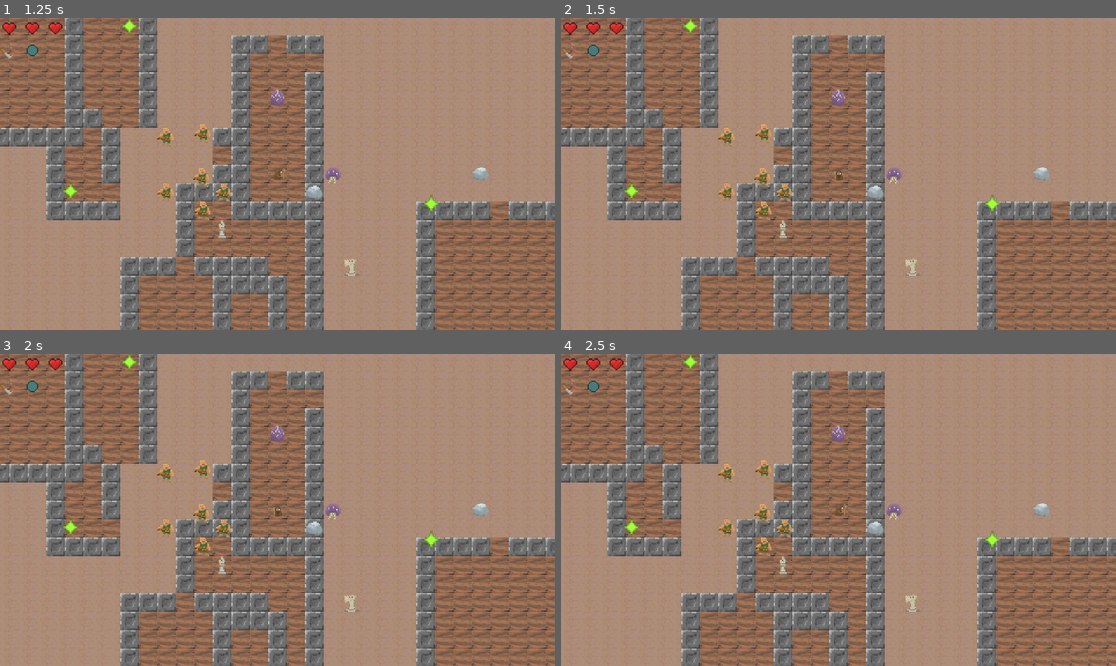
Above: before the commit, frames 1-4 (two rows, left to right).
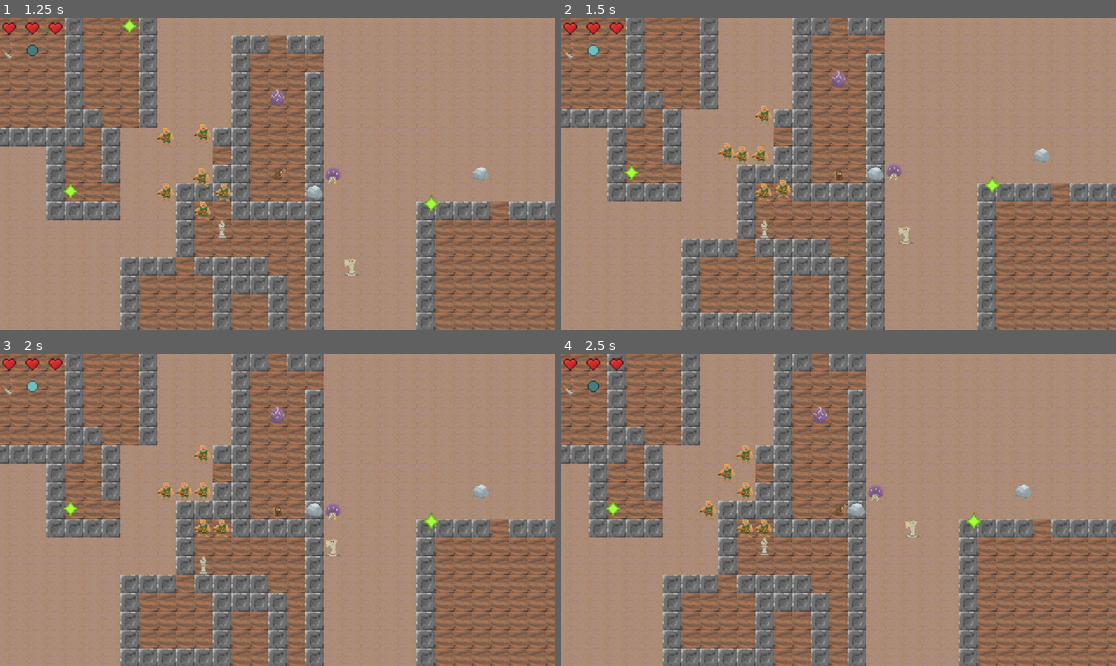
Above: after the commit, the same moments.

Repository: beppep/newDanceMage
Game: Godot game, scene res://main scene.tscn
The game is run twice, just before and just after one commit, with the same random seed, the same clock (stepped at 60 frames per second) and the same inputs.
Inputs:
- Up to frame 1 (1.25 s): tap Enter at 0.5 s; hold Right (move_right) from 0.53 s (still down); hold Space (move_nowhere) from 0.53 s (still down)
- Up to frame 2 (1.5 s): release Right (move_right) at 1.28 s; release Space (move_nowhere) at 1.28 s; hold S (move_down) from 1.28 s (still down); tap Space (move_nowhere) at 1.35 s
- Up to frame 3 (2 s): keep holding S (move_down)
- Up to frame 4 (2.5 s): tap Enter at 2 s; release S (move_down) at 2.03 s; hold Right (move_right) from 2.03 s (still down); hold Space (move_nowhere) from 2.03 s (still down)

Frame 1 is identical in both runs. In frame 2, 16% of the frame differs, in the area x 0-100%, y 0-100%; in frame 3, 16%; in frame 4, 35%.

Commit message:
Improve input handling

Diff:
--- a/scripts/player.gd
+++ b/scripts/player.gd
@@ -10,8 +10,7 @@
 	preload("res://assets/resources/spells/rock_spell.tres"),
 ]
 
-var has_input_released = true
-
+var buffered_input = null
 var move_history: Array[Vector2i] = []
 var recipe_book = [[Vector2i.ZERO]]
 var spell_book = [stab_spell]
@@ -20,16 +19,46 @@
 	max_health = 3
 	health = 3
 
+func _process(_delta: float) -> void:
+	var input = get_input()
+	if input != null:
+		buffered_input = input
+
+func get_input():
+	if Input.is_action_just_pressed("move_up"):
+		return Vector2i.UP
+	elif Input.is_action_just_pressed("move_down"):
+		return Vector2i.DOWN
+	elif Input.is_action_just_pressed("move_left"):
+		return Vector2i.LEFT
+	elif Input.is_action_just_pressed("move_right"):
+		return Vector2i.RIGHT
+	elif Input.is_action_just_pressed("move_nowhere"):
+		return Vector2i.ZERO
+	return null
+
+func update_animation(move: Vector2i):
+	match move:
+		Vector2i.UP:
+			anim.play("up")
+		Vector2i.DOWN:
+			anim.play("down")
+		Vector2i.LEFT:
+			anim.play("right") # flip when walking left
+			anim.flip_h = true
+		Vector2i.RIGHT:
+			anim.play("right")
+			anim.flip_h = false
+
 func process_turn(world: World):
-	var move = get_move_input()
-	while not has_input_released or move == null:
-		await get_tree().create_timer(1.0 / 60.0).timeout
-		move = get_move_input()
+	while buffered_input == null:
+		await get_tree().create_timer(1.0 / 100.0).timeout
 
-	has_input_released = false
-	move_history.append(move)
-	if world.is_empty(location + move):
-		location += move
+	update_animation(buffered_input)
+	move_history.append(buffered_input)
+	if world.is_empty(location + buffered_input):
+		location += buffered_input
+	buffered_input = null
 
 	await get_tree().create_timer(World.TILE_SIZE / speed).timeout
 	var current_spell_nr = 0
@@ -39,27 +68,6 @@
 		if check_recipe_alignment(recipe) == recipe.size():
 			cast_spell(world, spell_book[current_spell_nr])
 		current_spell_nr += 1
-
-func get_move_input():
-	if Input.is_action_pressed("move_up"):
-		anim.play("up")
-		return Vector2i.UP
-	elif Input.is_action_pressed("move_down"):
-		anim.play("down")
-		return Vector2i.DOWN
-	elif Input.is_action_pressed("move_left"):
-		anim.play("right") # flip when walking left
-		anim.flip_h = true
-		return Vector2i.LEFT
-	elif Input.is_action_pressed("move_right"):
-		anim.play("right")
-		anim.flip_h = false
-		return Vector2i.RIGHT
-	elif Input.is_action_pressed("move_nowhere"):
-		return Vector2i.ZERO
-	else:
-		has_input_released = true
-		return null
 
 func check_recipe_alignment(recipe):
 	for i in range(recipe.size()):
